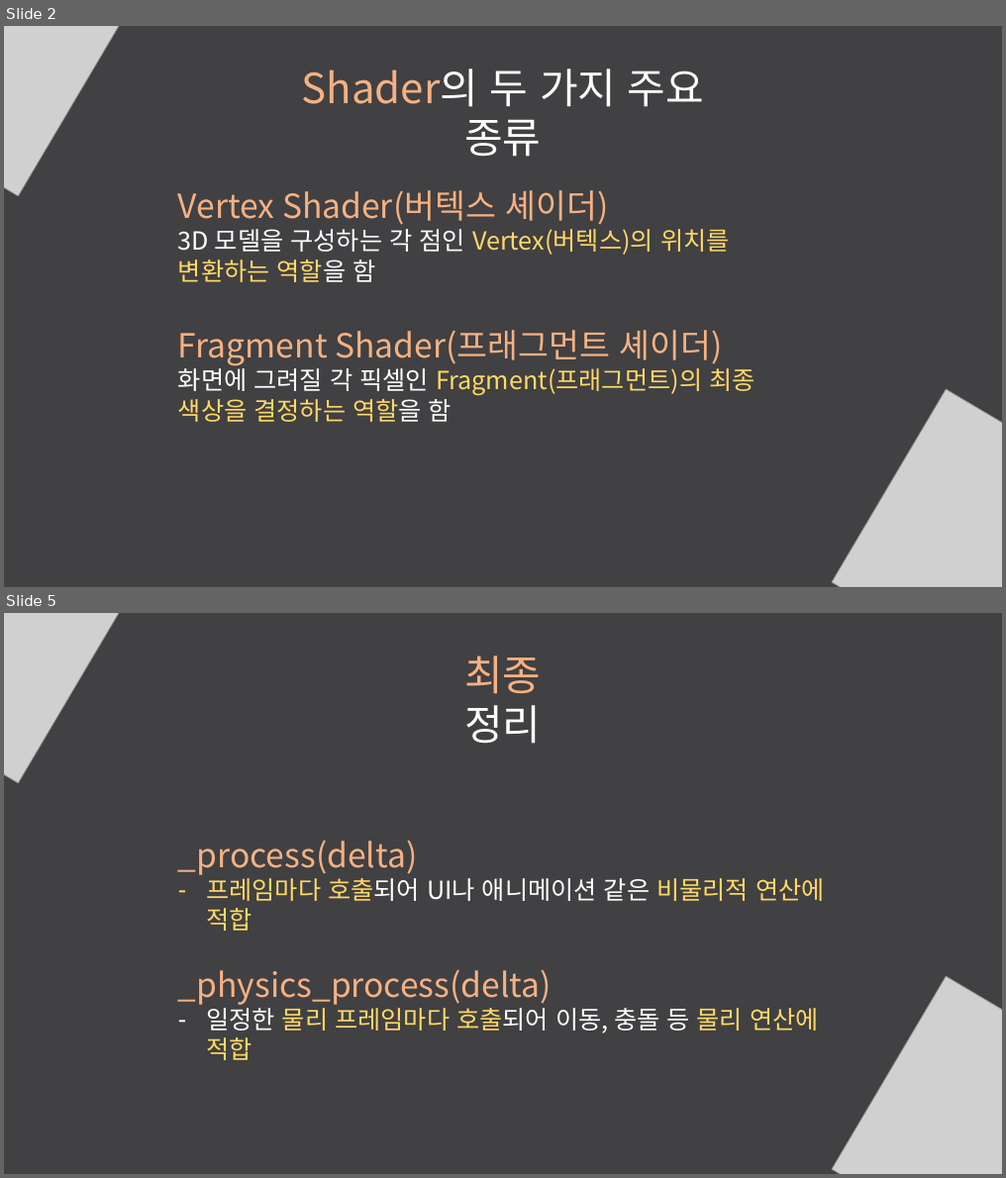
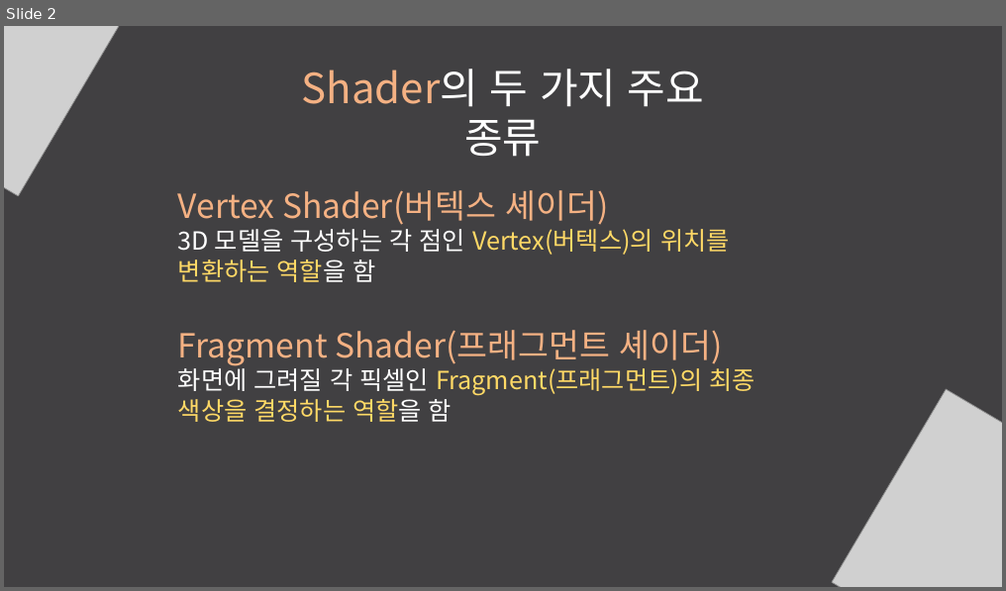
Before and after one commit to KimPotatoIV/OutlineShaderProject, a slide deck: files/outline.pptx. Shown one above the other, each under a label of ours: slides 2 and 5 before the commit, slide 2 after it; the slides between them are not shown. The pictures are 1006x1178 and 1006x591 pixels, drawn with LibreOffice and Linux fonts; fonts in the diff are those of the drawing; grey boxes stand for pictures. Boxes give left, top, right and bottom in pixels: in the first picture for what was removed or moved away, otherwise in the second. Text is boxed around its words. In the diff, an @@ line names an element or a change of style, - is before the commit and + after.

```diff
--- a/files/outline.pptx
+++ b/files/outline.pptx
@@ slide 5 removed at (4, 613, 1002, 1174), background #FFFFFF @@
@@ rectangle removed at (4, 613, 1002, 1174) @@
@@ picture removed at (4, 613, 133, 783) @@
@@ text removed at (464, 656, 541, 744) @@
-최종 정리
@@ text removed at (178, 840, 825, 1060) @@
-_process(delta)
-– 프레임마다 호출되어 UI나 애니메이션 같은 비물리적 연산에 적합
-_physics_process(delta)
-– 일정한 물리 프레임마다 호출되어 이동, 충돌 등 물리 연산에 적합
@@ picture removed at (832, 976, 1002, 1174) @@
```
Also in this commit, not shown: 2 other slides removed.
